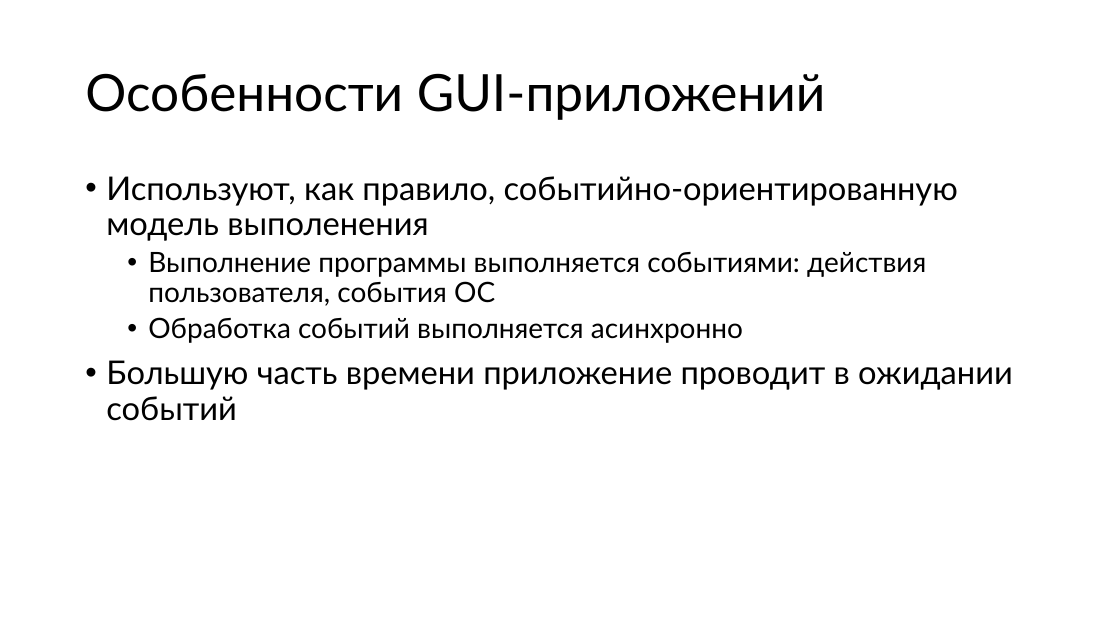
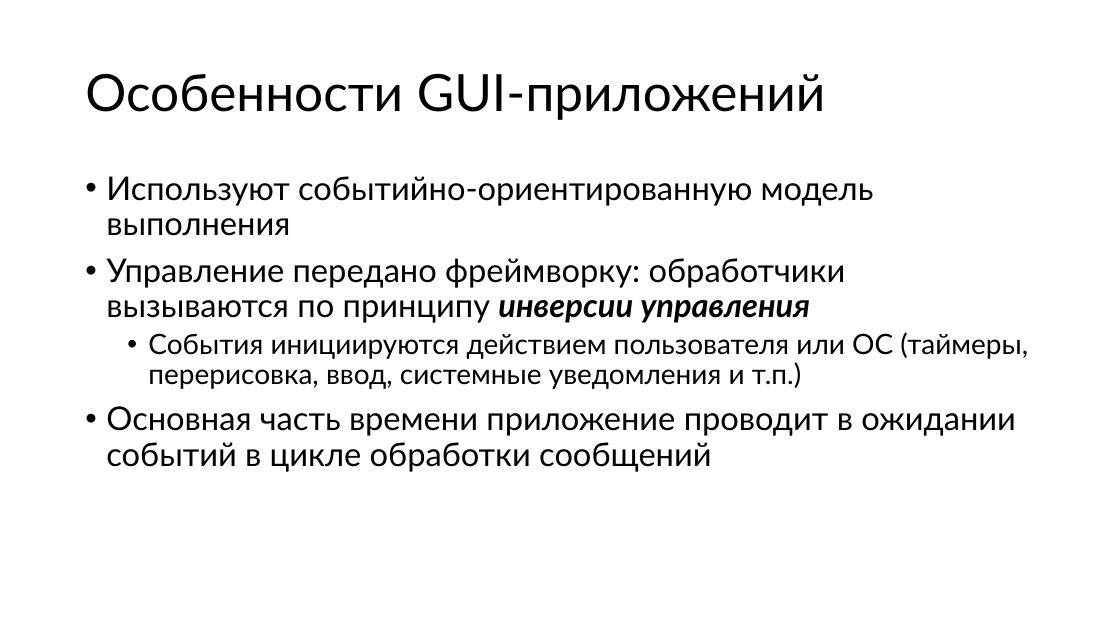
Before and after one commit to alexey-malov/ood, a slide deck: slide 2 of lectures/16.mvxx/mvxx.pptx (slide 4 before the commit). Drawn at 1120x630 pixels with LibreOffice and Linux fonts; fonts in the diff are those of the drawing. Boxes give left, top, right and bottom in pixels: in the first picture for what was removed or moved away, otherwise in the second. Text is boxed around its words. In the diff, an @@ line names an element or a change of style, - is before the commit and + after.

```diff
--- a/lectures/16.mvxx/mvxx.pptx
+++ b/lectures/16.mvxx/mvxx.pptx
@@ text at (x1=106, y1=176, x2=1028, y2=472): text changed @@
-• Используют, как правило, событийно-ориентированную модель выполенения
-  • Выполнение программы выполняется событиями: действия пользователя, события ОС
-  • Обработка событий выполняется асинхронно
-• Большую часть времени приложение проводит в ожидании событий
+• Используют событийно-ориентированную модель выполнения
+• Управление передано фреймворку: обработчики вызываются по принципу инверсии управления
+  • События инициируются действием пользователя или ОС (таймеры, перерисовка, ввод, системные уведомления и т.п.)
+• Основная часть времени приложение проводит в ожидании событий в цикле обработки сообщений
```
Also in this commit, not shown: 19 other slides changed, 9 slides added, 12 slides removed, 2 other files.
